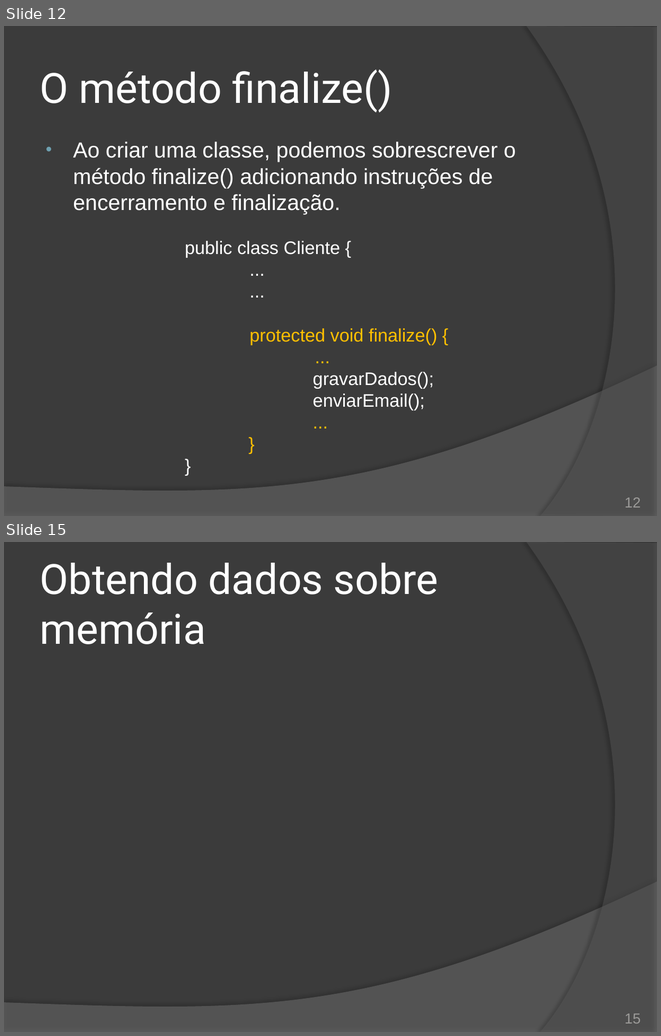
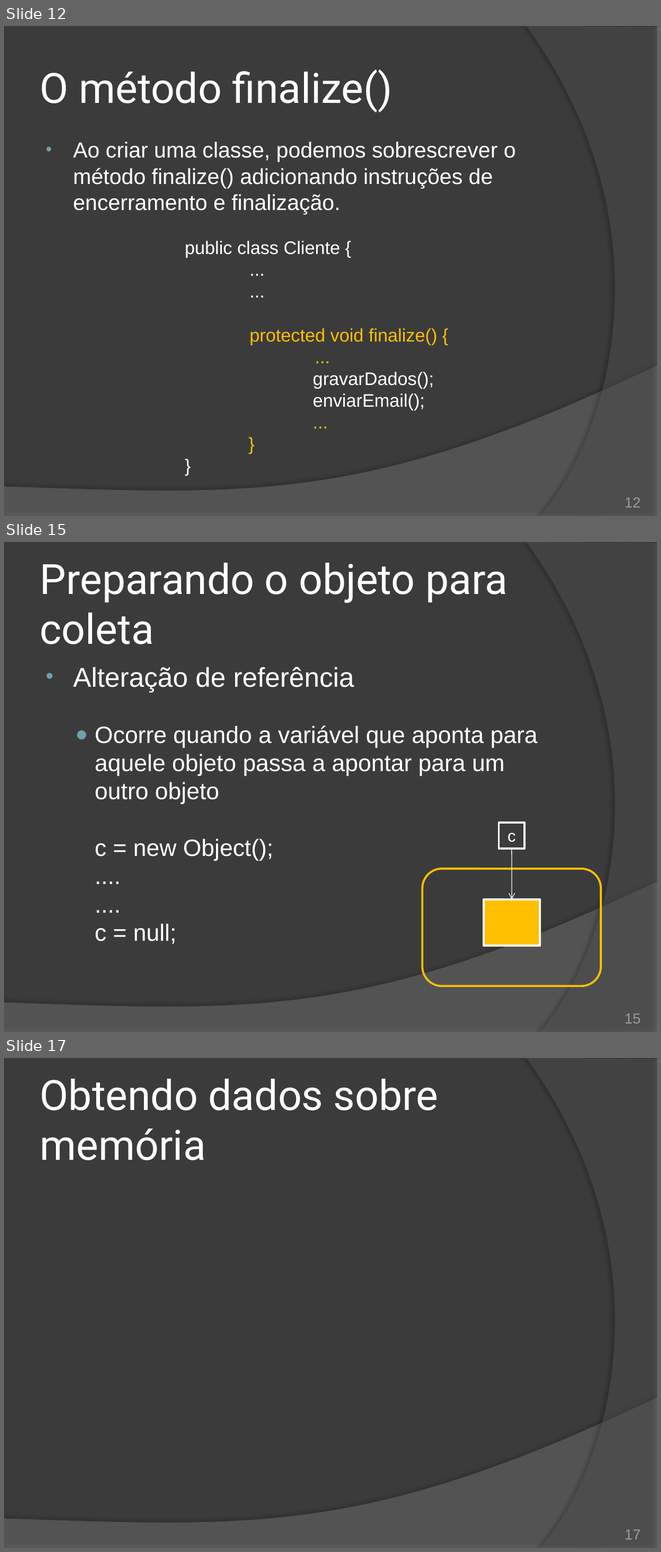
Before and after one commit to duchesqui/slzvieira-training, a slide deck: 2-Java-Programmer-Modulo-II/11.Capitulo05.pptx. Shown one above the other, each under a label of ours: slides 12 and 15 before the commit, slides 12, 15 and 17 after it; the slides between them are not shown. The pictures are 661x1036 and 661x1552 pixels, drawn with LibreOffice and Linux fonts; fonts in the diff are those of the drawing. Boxes give left, top, right and bottom in pixels: in the first picture for what was removed or moved away, otherwise in the second. Text is boxed around its words. In the diff, an @@ line names an element or a change of style, - is before the commit and + after.

```diff
--- a/2-Java-Programmer-Modulo-II/11.Capitulo05.pptx
+++ b/2-Java-Programmer-Modulo-II/11.Capitulo05.pptx
@@ slide 15 added at (4, 542, 657, 1032), background #3B3B3B; not listed: 2 template elements that a slide beside it also shows @@
@@ title added at (40, 563, 508, 644), 46 pt, text #FFFFFF @@
+Preparando o objeto para coleta
@@ text added at (73, 667, 538, 944), 26 pt, text #FFFFFF @@
+• Alteração de referência
+  ● Ocorre quando a variável que aponta para aquele objeto passa a apontar para um outro objeto
+  c = new Object();
+  ....
+  ....
+  c = null;
@@ rectangle added at (499, 823, 524, 848), outline #FFFFFF 2.25 pt, 18 pt, text #FFFFFF @@
+c
@@ arrow added from (512, 848) to (512, 899), #FFFFFF 0.75 pt @@
@@ rounded rectangle added at (423, 868, 601, 986), outline #FFC000 2.25 pt @@
@@ rectangle added at (483, 899, 540, 945), fill #FFC000, outline #FFFFFF 2.25 pt @@
@@ page number added at (625, 1013, 641, 1023), 16 pt, text #9D9B9A @@
+15
@@ what was slide 15 is now slide 17 @@
@@ page number at (625, 1529, 641, 1539): text changed @@
-15
+17
```
Also in this commit, not shown: 2 slides changed, 1 other slide added.
